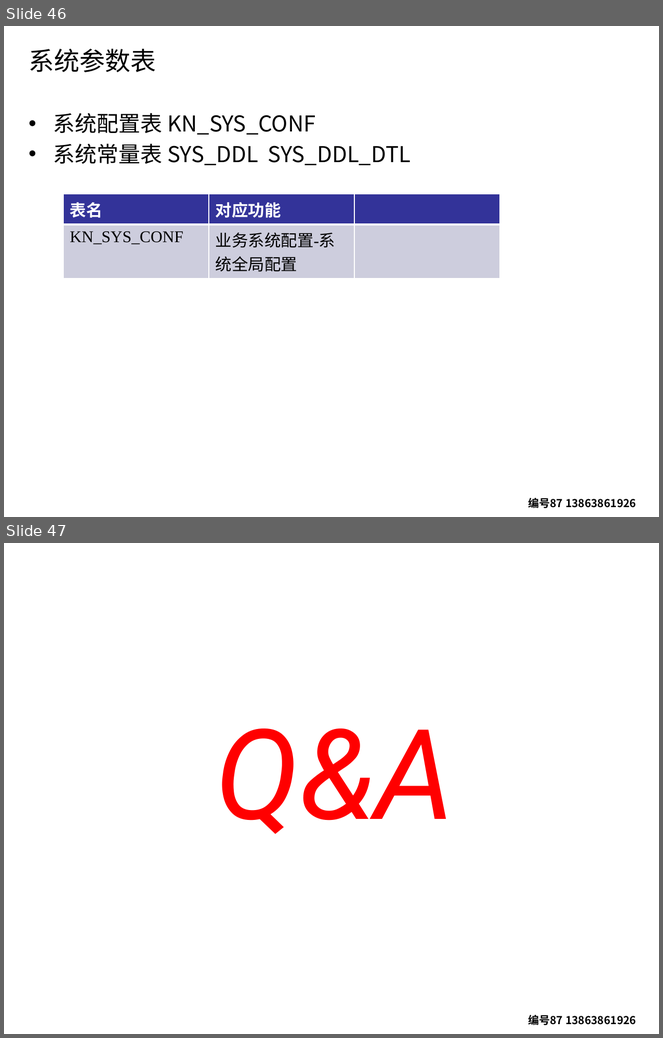
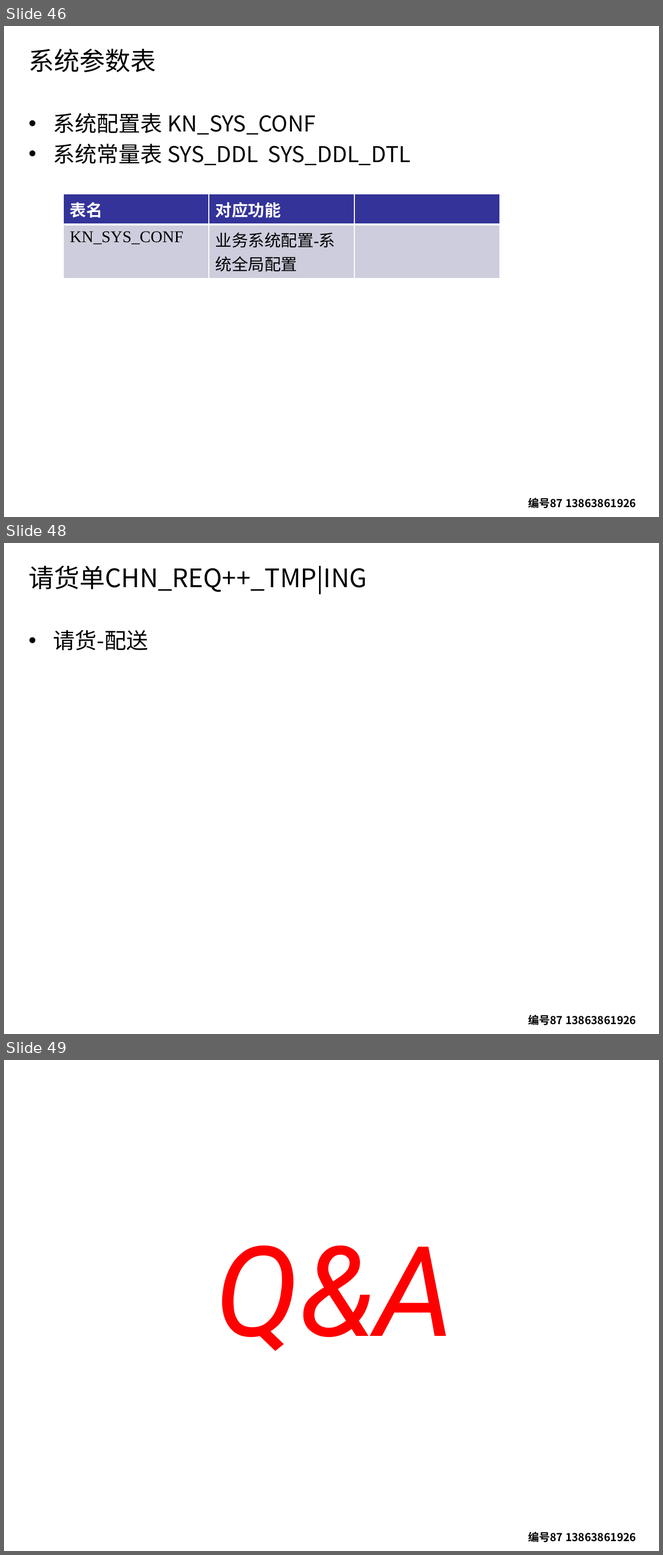
Before and after one commit to sengtang1982/mywork, a slide deck: INCA二次开发手册.pptx. Shown one above the other, each under a label of ours: slides 46 and 47 before the commit, slides 46, 48 and 49 after it; the slides between them are not shown. The pictures are 663x1038 and 663x1555 pixels, drawn with LibreOffice and Linux fonts; fonts in the diff are those of the drawing; background and template pictures are left out. Boxes give left, top, right and bottom in pixels: in the first picture for what was removed or moved away, otherwise in the second. Text is boxed around its words. In the diff, an @@ line names an element or a change of style, - is before the commit and + after.

```diff
--- a/INCA二次开发手册.pptx
+++ b/INCA二次开发手册.pptx
@@ slide 48 added at [4,543,659,1034], background picture (left out); not listed: 1 template element that a slide beside it also shows @@
@@ title added at [28,565,367,593], 28 pt, text #000000 @@
+请货单CHN_REQ++_TMP|ING
@@ text added at [53,630,149,651], 24 pt, text #000000 @@
+• 请货-配送
@@ what was slide 47 is now slide 49 @@
```
Also in this commit, not shown: 1 other slide added.
